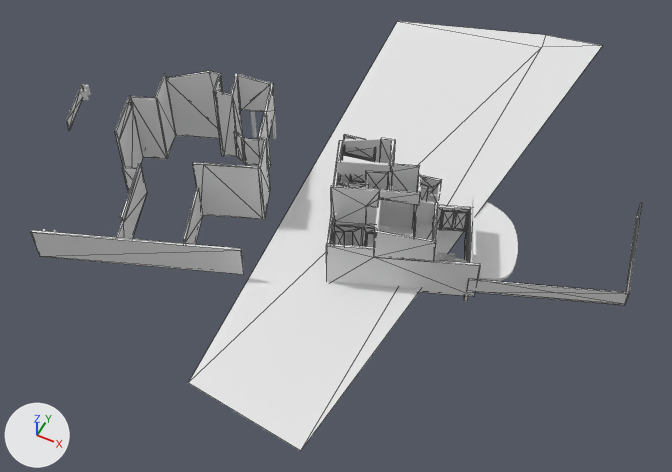
What one commit did to the Blender file blender/sadot_v1_initial.blend.
Both versions are drawn from a 50 mm lens placed at (-0.1, -50.6, 58.3), pointed at (-24.5, -2.0, -2.5). The lights are fixed; the arrows at lower left show +X, +Y and +Z. The picture after the commit comes second. Mesh edges are drawn as thin lines on the coarser meshes.

Names of what the first picture shows: 'deck_51836_Floor:ר4:5739839', 'terrain', 'walls_1080_Basic_Wall:קיר_בלוק_קיים_20:56', 'walls_1111_Basic_Wall:קיר_בלוק_קיים_20:56', 'walls_119804_Basic_Wall:משראביה:6072134', 'walls_1200_Basic_Wall:קיר_בלוק_קיים_20:56', 'walls_1555_Basic_Wall:קיר_בלוק_קיים_20:56', 'walls_1633_Basic_Wall:קיר_בלוק_קיים_20:56', 'walls_2473_Basic_Wall:קיר_בלוק__20__חדש:5', 'walls_50927_Basic_Wall:קיר_בלוק__20__חדש:5', 'walls_53072_Basic_Wall:קיר_בלוק__20__חדש:5', 'walls_964_Basic_Wall:קיר_בלוק_קיים_20:56' and 55 more.
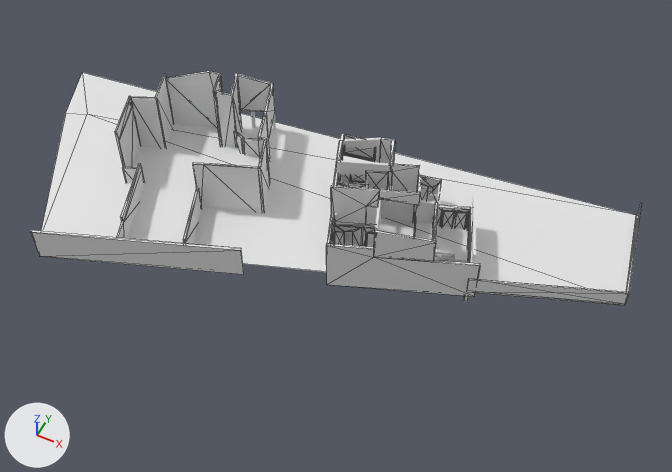
Commit message: fix(sadot): compute precise IFC-to-ITM rotation from fence/edge match

Patch to the scene script:
```diff
--- a/blender/sadot_v1_initial.blend.py
+++ b/blender/sadot_v1_initial.blend.py
@@ ob_terrain @@
 ob_terrain = bpy.data.objects.new('terrain', me_terrain_001)
-ob_terrain.location = (-16.22, 29.34, -55.51)
+ob_terrain.location = (-51.79, -2.94, -54.76)
+ob_terrain.rotation_euler = (0.0, 0.0, 1.838)  # degrees (0, 0, 105)
```

Pixel boxes (x1, y1, x2, y2) of what changed, in the pictures (672 x 472 px):
'terrain', moved, turned: before (188, 21, 602, 451); after (41, 72, 636, 292)
'deck_51836_Floor:ר4:5739839', unchanged, covered by the edit: before (454, 202, 518, 281)
